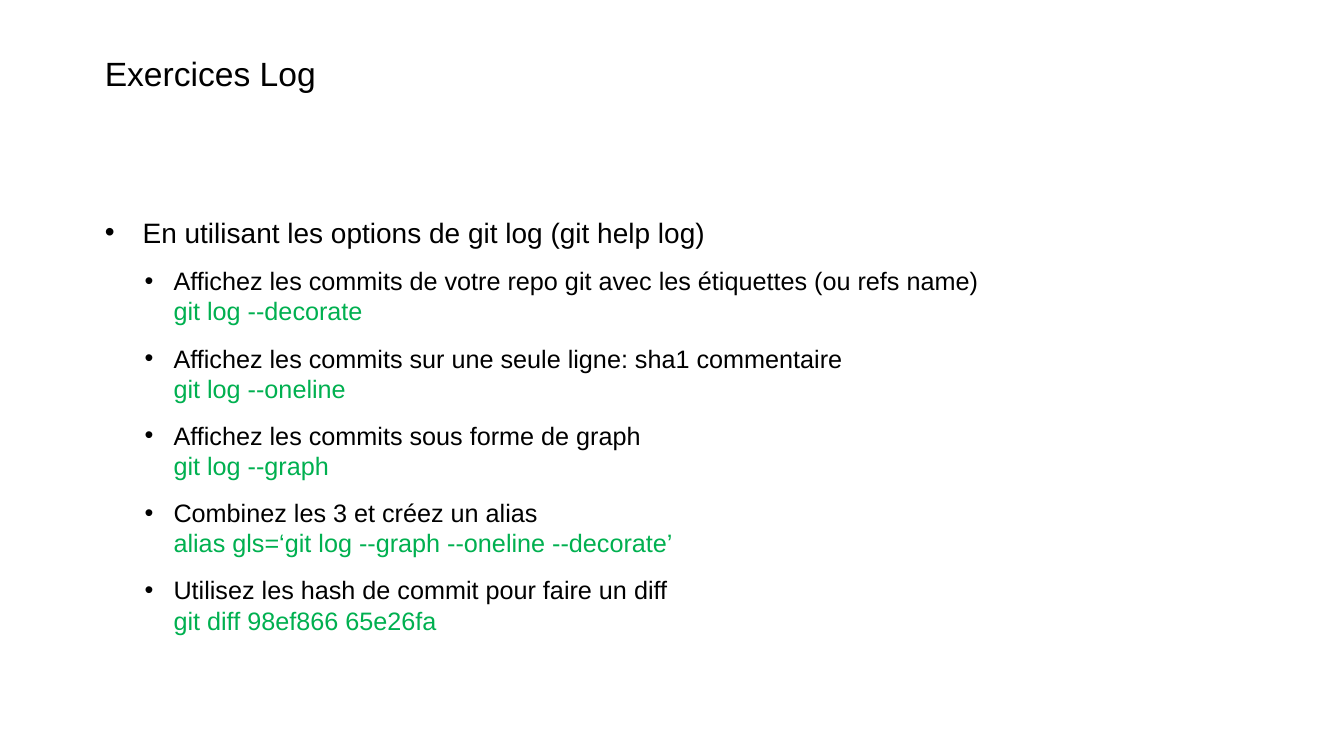
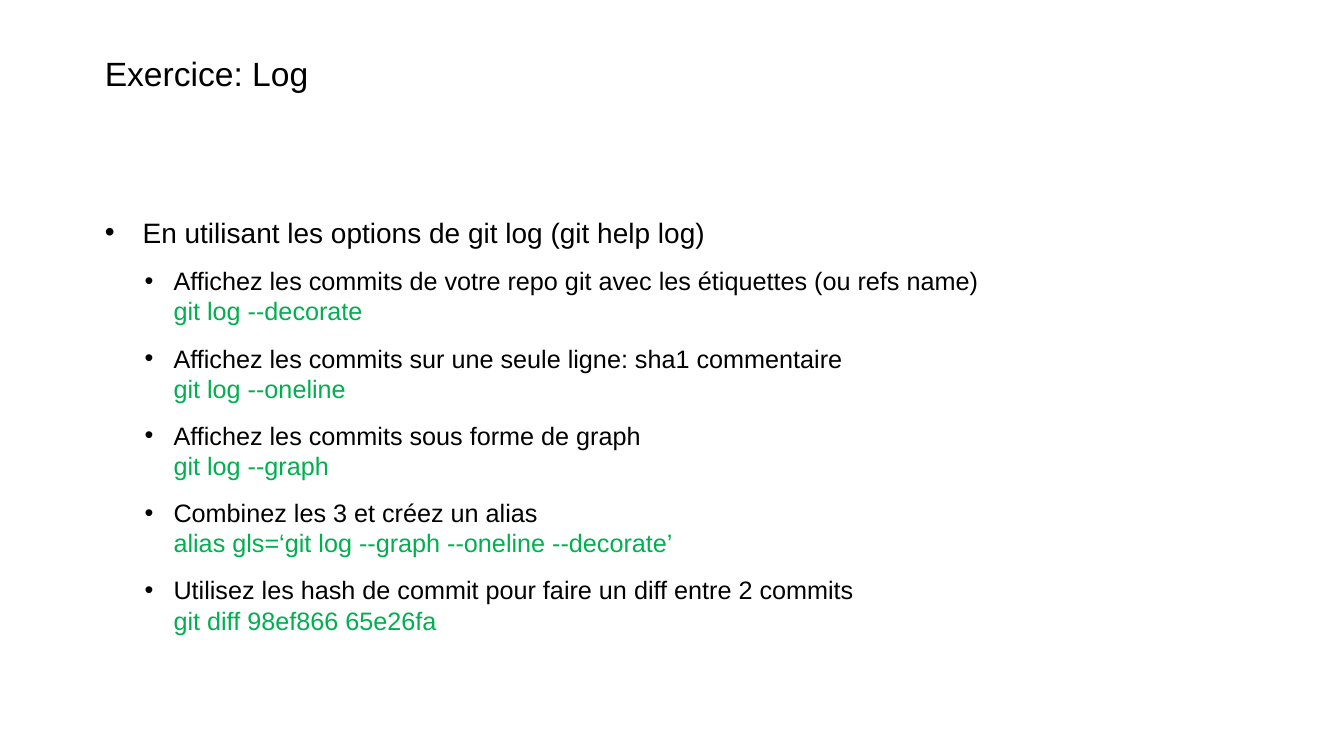
Before and after one commit to Xaviou1003/formation-git, a slide deck: slide 27 of Formation Git - basique.pptx. Drawn at 1344x756 pixels with LibreOffice and Linux fonts; fonts in the diff are those of the drawing; background and template pictures are left out. Boxes give left, top, right and bottom in pixels: in the first picture for what was removed or moved away, otherwise in the second. Text is boxed around its words. In the diff, an @@ line names an element or a change of style, - is before the commit and + after.

```diff
--- a/Formation Git - basique.pptx
+++ b/Formation Git - basique.pptx
@@ title at <box>105,61,308,93</box>: text changed @@
-Exercices Log
+Exercice: Log
@@ text at <box>174,580,854,631</box>: text changed @@
-  • Utilisez les hash de commit pour faire un diff
-    git diff 98ef866 65e26fa
+  • Utilisez les hash de commit pour faire un diff entre 2 commits
+    git diff 98ef866 65e26fa
```
Also in this commit, not shown: 6 other slides changed.
